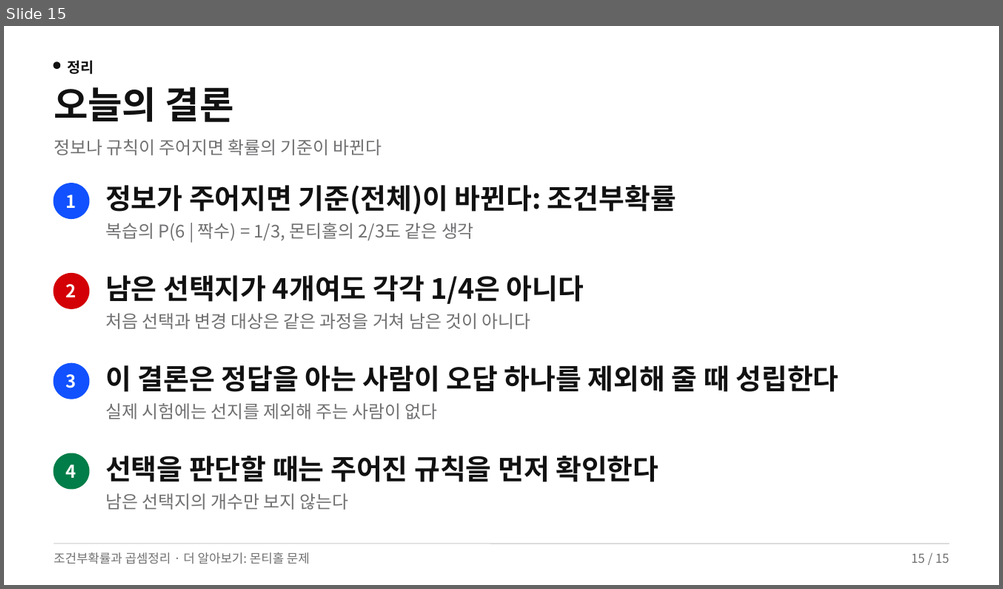
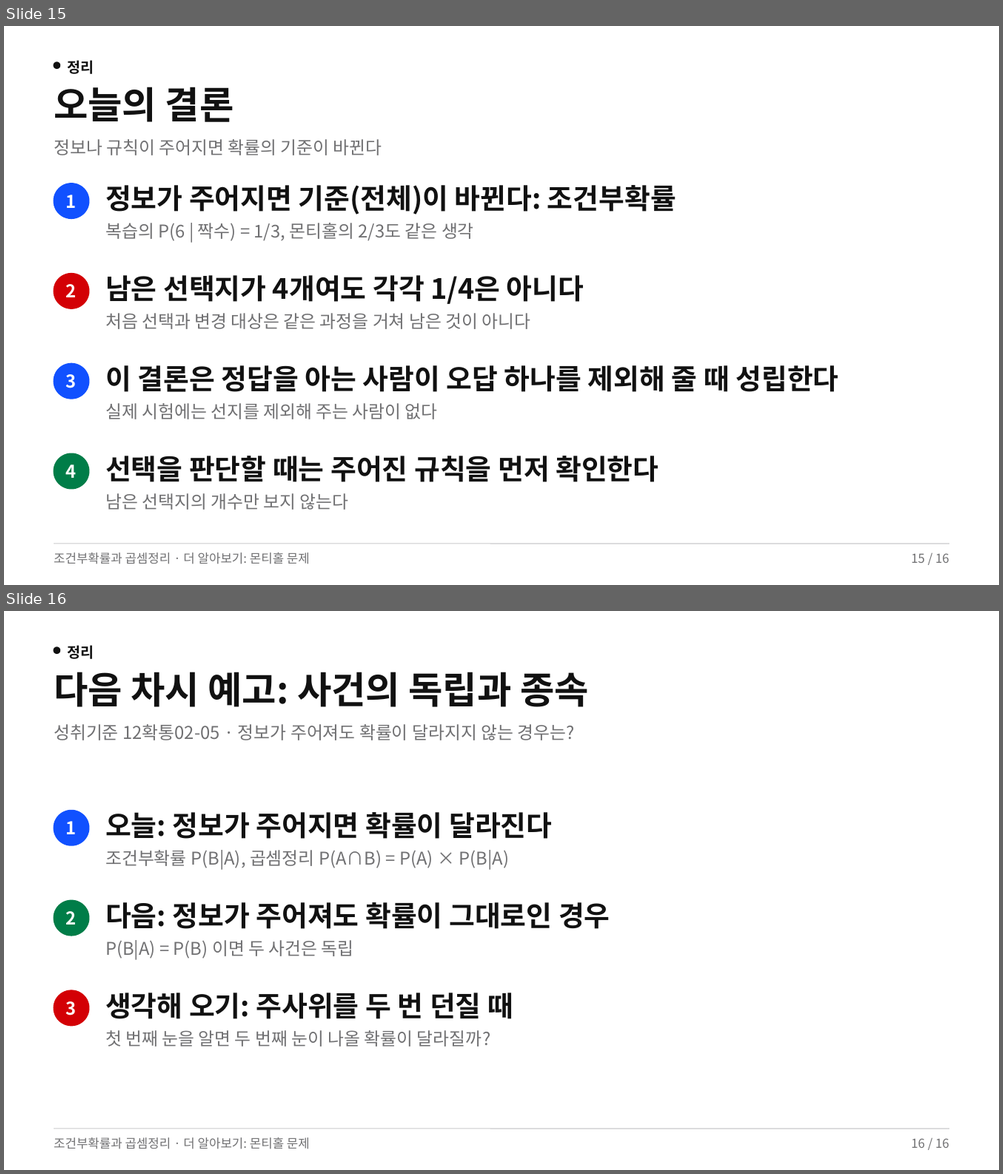
Before and after one commit to yestar02/ms-b4af2784, a slide deck: slides.pptx. Shown one above the other, each under a label of ours: slide 15 before the commit, slides 15 and 16 after it. The pictures are 1003x589 and 1003x1174 pixels, drawn with LibreOffice and Linux fonts; fonts in the diff are those of the drawing. Boxes give left, top, right and bottom in pixels: in the first picture for what was removed or moved away, otherwise in the second. Text is boxed around its words. In the diff, an @@ line names an element or a change of style, - is before the commit and + after.

Commit message:
다음 차시 예고 슬라이드 추가

```diff
--- a/slides.pptx
+++ b/slides.pptx
@@ slide 16 added at (4,611,999,1170), background #FFFFFF @@
@@ ellipse added at (54,647,60,653), fill #111111, outline #111111 1 pt @@
@@ text added at (67,645,94,659), 14 pt, text #111111, bold @@
+정리
@@ text added at (54,672,589,707), 36 pt, text #111111, bold @@
+다음 차시 예고: 사건의 독립과 종속
@@ text added at (54,724,575,741), 17 pt, text #707072 @@
+성취기준 12확통02-05 · 정보가 주어져도 확률이 달라지지 않는 경우는?
@@ ellipse added at (54,810,89,846), fill #1151FF, outline #1151FF 1 pt @@
@@ text added at (66,821,77,834), 17 pt, text #FFFFFF, bold @@
+1
@@ text added at (105,812,552,839), 27 pt, text #111111, bold @@
+오늘: 정보가 주어지면 확률이 달라진다
@@ text added at (105,850,509,869), 17 pt, text #707072 @@
+조건부확률 P(B|A), 곱셈정리 P(A∩B) = P(A) × P(B|A)
@@ ellipse added at (54,900,89,936), fill #007D48, outline #007D48 1 pt @@
@@ text added at (66,911,77,925), 17 pt, text #FFFFFF, bold @@
+2
@@ text added at (105,903,610,929), 27 pt, text #111111, bold @@
+다음: 정보가 주어져도 확률이 그대로인 경우
@@ text added at (105,940,354,960), 17 pt, text #707072 @@
+P(B|A) = P(B) 이면 두 사건은 독립
@@ ellipse added at (54,991,89,1026), fill #D30005, outline #D30005 1 pt @@
@@ text added at (66,1002,77,1016), 17 pt, text #FFFFFF, bold @@
+3
@@ text added at (105,993,513,1019), 27 pt, text #111111, bold @@
+생각해 오기: 주사위를 두 번 던질 때
@@ text added at (105,1031,491,1047), 17 pt, text #707072 @@
+첫 번째 눈을 알면 두 번째 눈이 나올 확률이 달라질까?
@@ text added at (54,1138,310,1150), 12 pt, text #707072 @@
+조건부확률과 곱셈정리 · 더 알아보기: 몬티홀 문제
@@ line added from (54, 1129) to (949, 1129), #CACACB 0.75 pt @@
@@ text added at (910,1139,949,1148), 12 pt, text #707072 @@
+16 / 16
@@ slide 15 changed as well @@
@@ text at (910,554,949,563): text changed @@
-15 / 15
+15 / 16
```
Also in this commit, not shown: 13 other slides changed, 1 other file.
